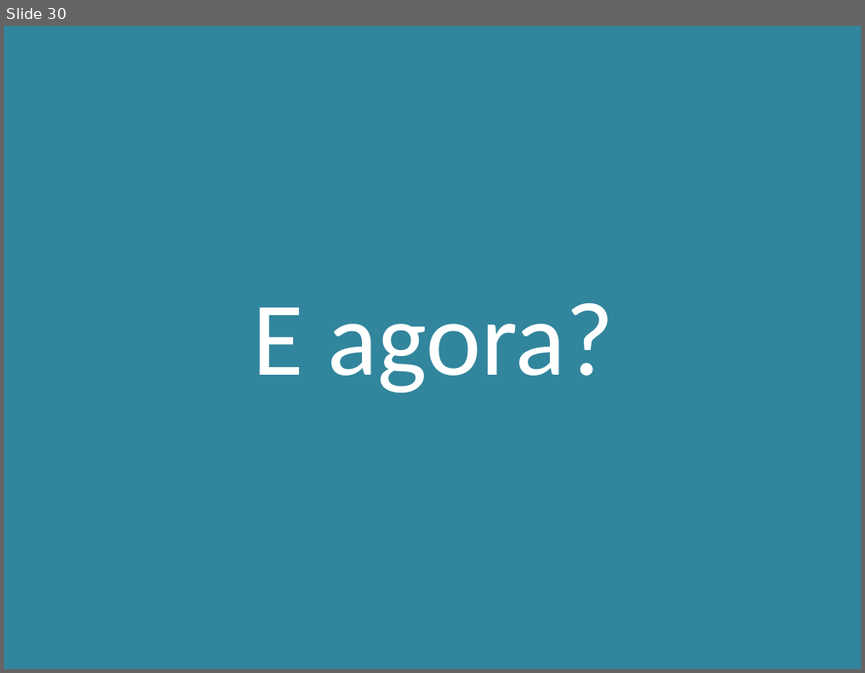
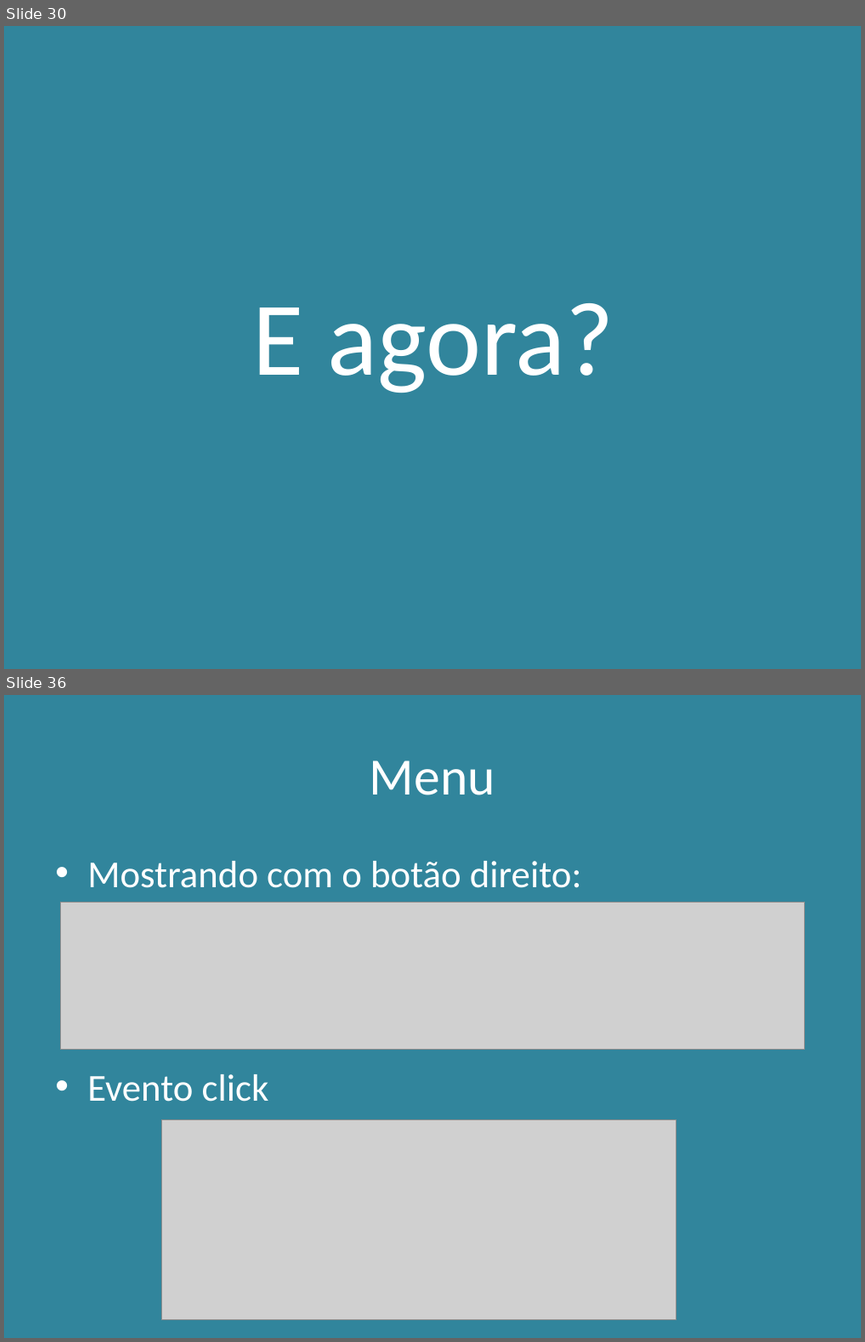
Before and after one commit to JayrAlencar/minicurso-nwjs, a slide deck: apresentacao.pptx. Shown one above the other, each under a label of ours: slide 30 before the commit, slides 30 and 36 after it; the slides between them are not shown. The pictures are 865x673 and 865x1342 pixels, drawn with LibreOffice and Linux fonts; fonts in the diff are those of the drawing; grey boxes stand for pictures. Boxes give left, top, right and bottom in pixels: in the first picture for what was removed or moved away, otherwise in the second. Text is boxed around its words. In the diff, an @@ line names an element or a change of style, - is before the commit and + after.

Commit message:
Exemplos menu e window - atualização da apresentação

```diff
--- a/apresentacao.pptx
+++ b/apresentacao.pptx
@@ slide 36 added at box(4, 695, 861, 1338), background #31859C @@
@@ title added at box(370, 760, 495, 795), 44 pt, text #FFFFFF @@
+Menu
@@ text added at box(87, 861, 582, 1101), 32 pt, text #FFFFFF @@
+• Mostrando com o botão direito:
+• Evento click
@@ picture added at box(61, 902, 805, 1049) @@
@@ picture added at box(161, 1120, 676, 1320) @@
```
Also in this commit, not shown: 6 other slides added, 1 slide removed, 5 other files.
